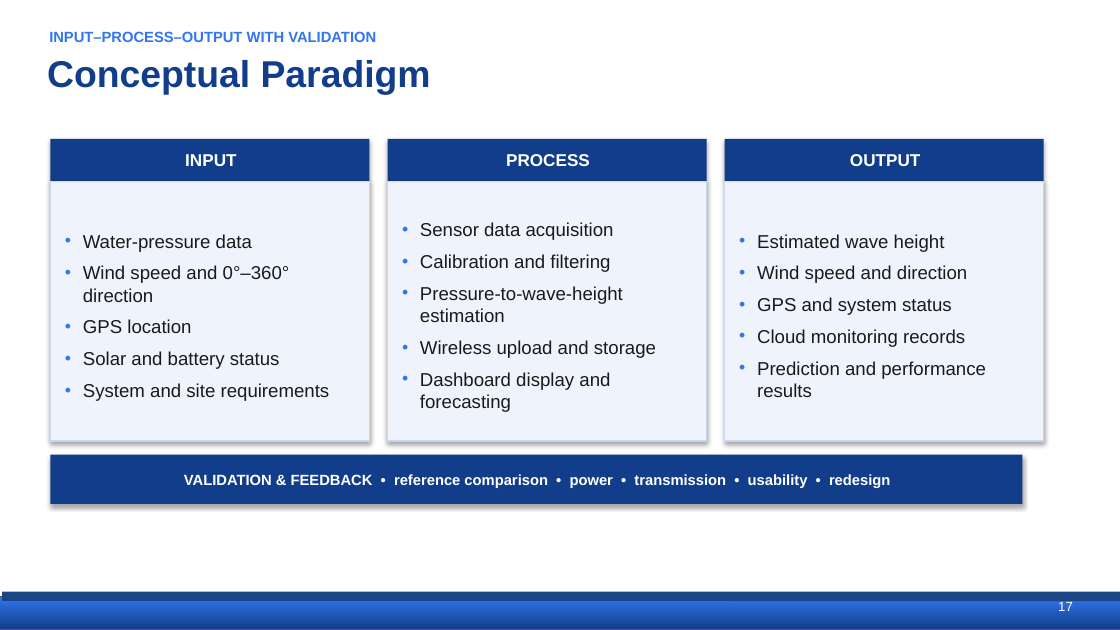
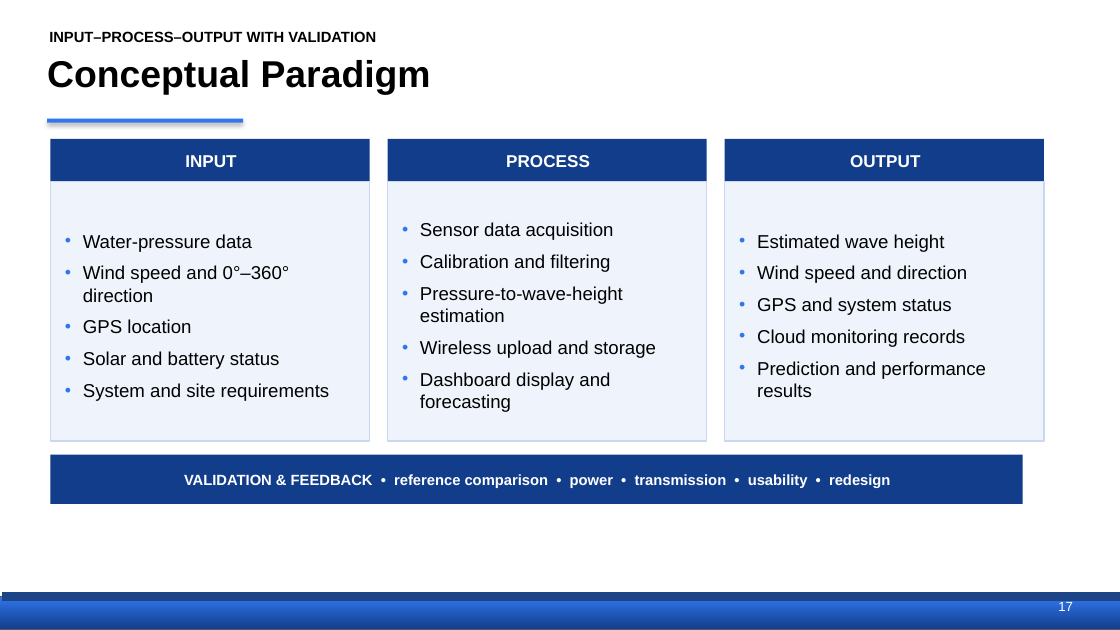
Before and after one commit to Ruzz-1010/Project-FALCON-01, a slide deck: slide 17 of THESIS DOCUMENTATION/FALCON_Proposal_Defense.pptx (slide 16 before the commit). Drawn at 1120x630 pixels with LibreOffice and Linux fonts; fonts in the diff are those of the drawing. Boxes give left, top, right and bottom in pixels: in the first picture for what was removed or moved away, otherwise in the second. Text is boxed around its words. In the diff, an @@ line names an element or a change of style, - is before the commit and + after.

Commit message:
docs: set proposal defense deck text to black

```diff
--- a/THESIS DOCUMENTATION/FALCON_Proposal_Defense.pptx
+++ b/THESIS DOCUMENTATION/FALCON_Proposal_Defense.pptx
@@ text "INPUT–PROCESS–OUTPUT WITH VALIDATION" at box(49, 31, 376, 42): text colour #3176EE to #000000 @@
@@ title "Conceptual Paradigm" at box(47, 60, 431, 95): text colour #113D8A to #000000 @@
@@ rectangle added at box(47, 119, 243, 123), fill #3176EE @@
@@ text colour #1A1A1A to #000000; shadow off in 3 elements at box(50, 181, 370, 441), box(388, 181, 707, 441), box(725, 181, 1044, 441) @@
@@ shadow off in 4 elements at box(50, 139, 370, 181), box(388, 139, 707, 181), box(725, 139, 1044, 181), box(50, 455, 1023, 504) @@
```
Also in this commit, not shown: 34 other slides changed, 1 slide added.
